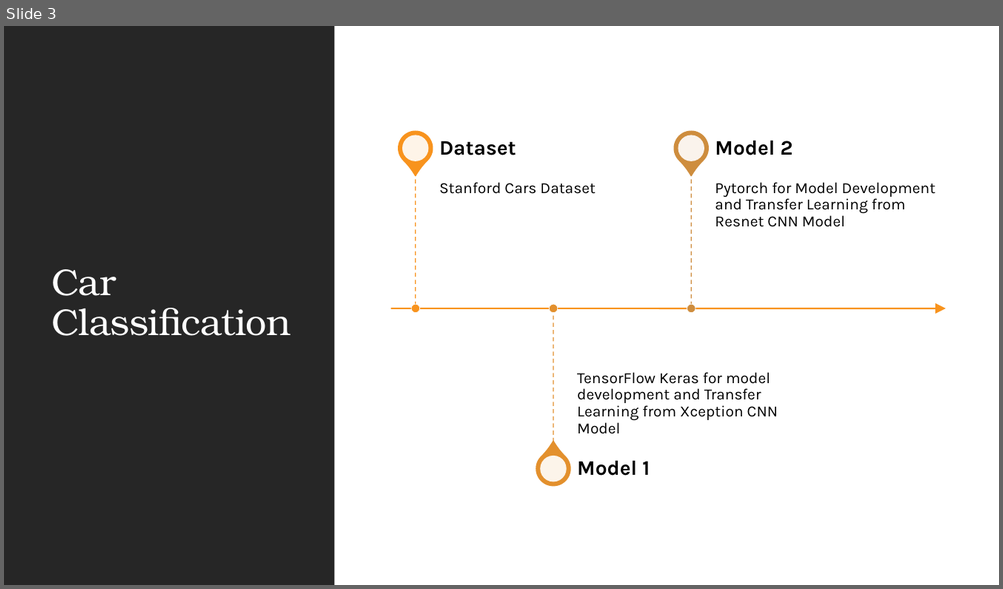
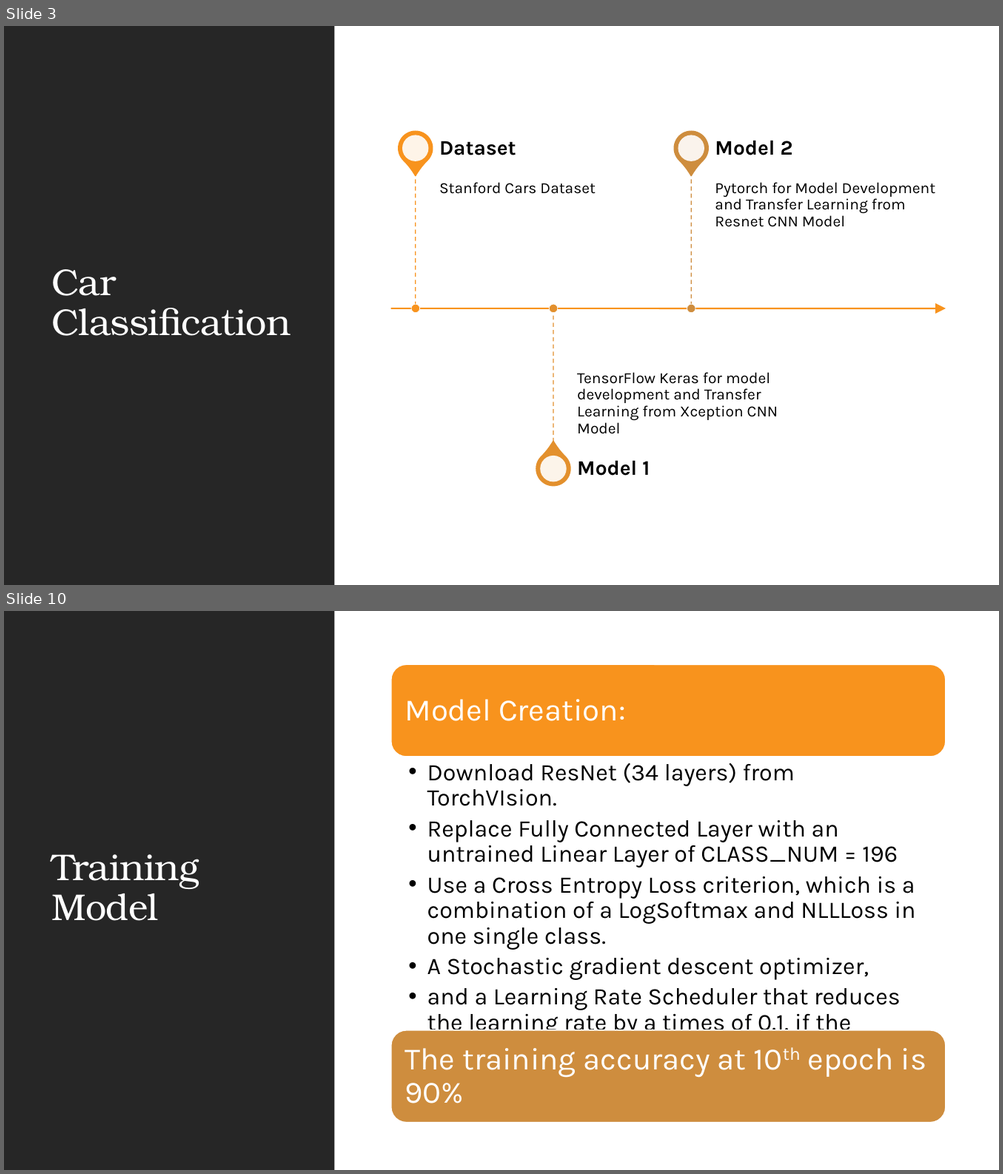
Before and after one commit to sakibsadmanshajib/Car-Classification-using-Deep-Learning, a slide deck: presentation/Car-Classification.pptx. Shown one above the other, each under a label of ours: slide 3 before the commit, slides 3 and 10 after it; the slides between them are not shown. The pictures are 1003x589 and 1003x1174 pixels, drawn with LibreOffice and Linux fonts; fonts in the diff are those of the drawing. Boxes give left, top, right and bottom in pixels: in the first picture for what was removed or moved away, otherwise in the second. Text is boxed around its words. In the diff, an @@ line names an element or a change of style, - is before the commit and + after.

```diff
--- a/presentation/Car-Classification.pptx
+++ b/presentation/Car-Classification.pptx
@@ slide 10 added at [4, 611, 999, 1170], background #FFFFFF; not listed: 1 template element that a slide beside it also shows @@
@@ rectangle added at [4, 611, 335, 1170], fill #262626 @@
@@ rectangle added at [5, 611, 999, 1170], fill #FFFFFF @@
@@ title added at [51, 854, 199, 921], 36 pt, text #FFFFFF @@
+Training Model
@@ group added at [391, 665, 945, 1123]: 3 texts, 2 rounded rectangles @@
+Model Creation:
+  • Download ResNet (34 layers) from TorchVIsion.
+  • Replace Fully Connected Layer with an untrained Linear Layer of CLASS_NUM = 196
+  • Use a Cross Entropy Loss criterion, which is a combination of a LogSoftmax and NLLLoss in one single class.
+  • A Stochastic gradient descent optimizer,
+  • and a Learning Rate Scheduler that reduces the learning rate by a times of 0.1, if the training accuracy hasn’t improved 0.9 per epoch.
+The training accuracy at 10th epoch is 90%
```
Also in this commit, not shown: 8 slides changed, 2 other slides added, 1 slide removed, 3 other files.
